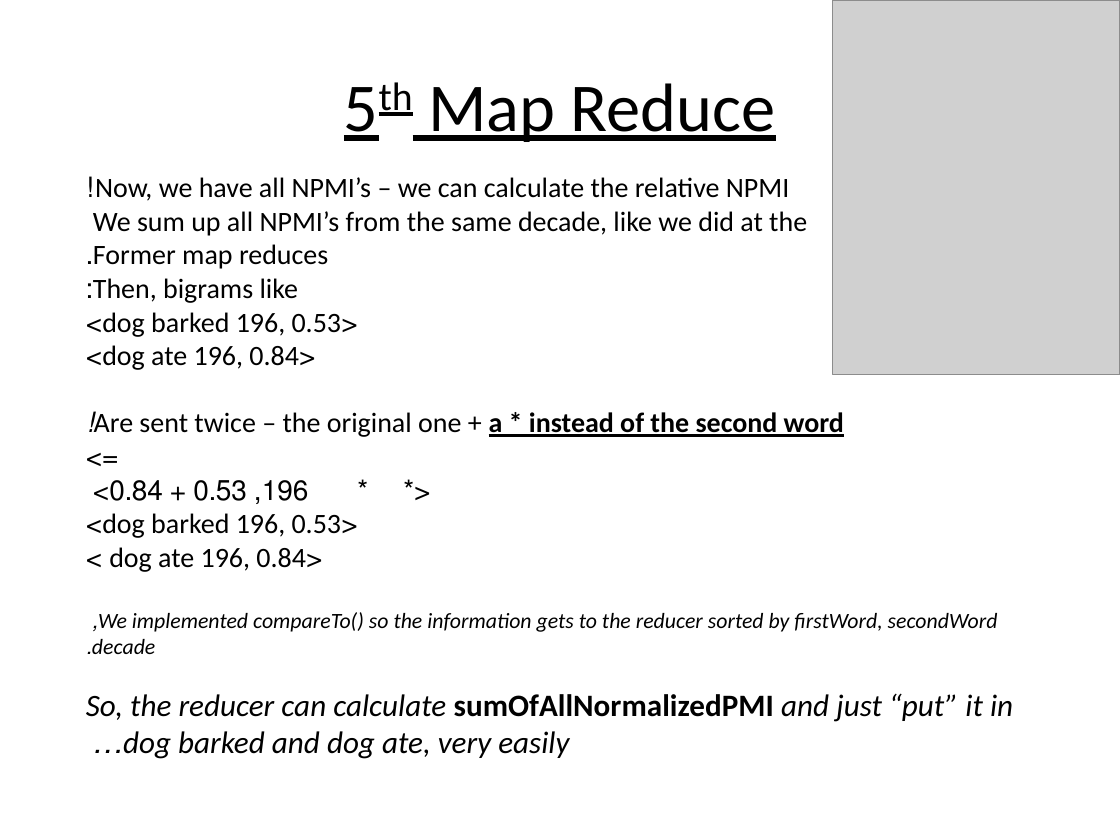
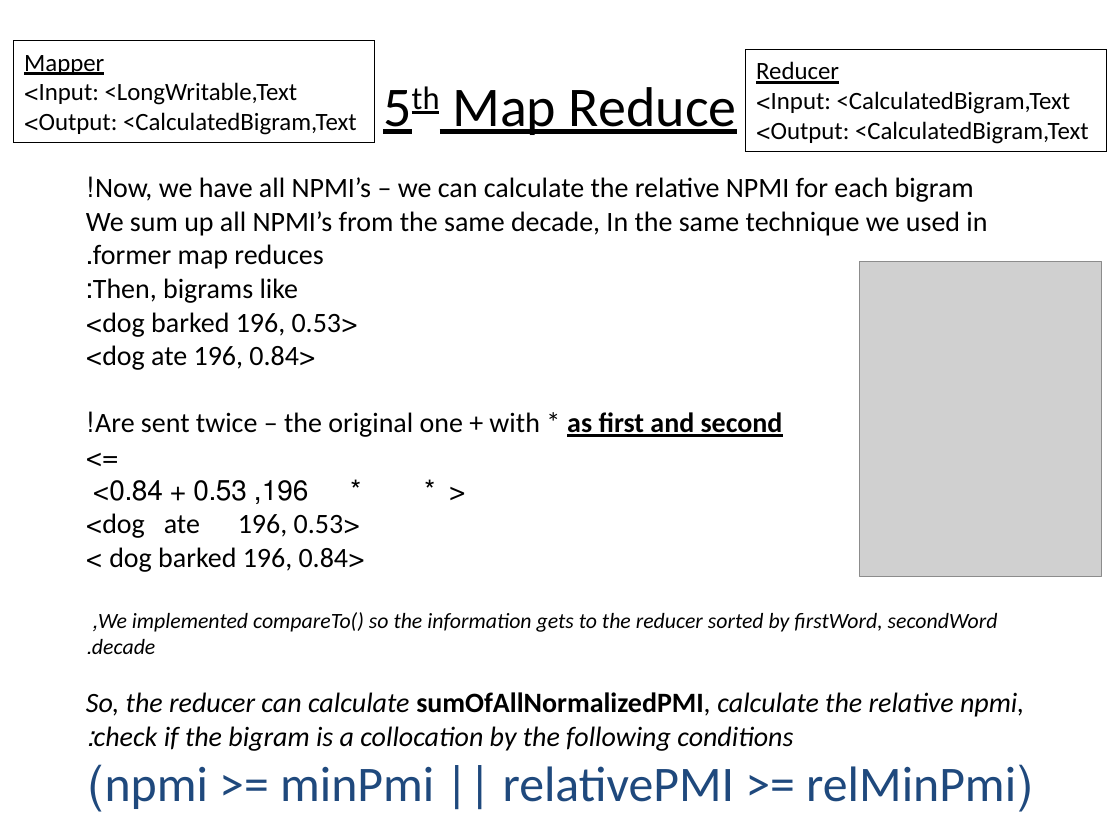
Before and after one commit to yitzhtal/collocation-extraction-using-amazon-elastic-map-reduce, a slide deck: slide 8 of Collocation-Extraction-Using-Amazon-Elastic-Map-Reduce.pptx. Drawn at 1120x840 pixels with LibreOffice and Linux fonts; fonts in the diff are those of the drawing; grey boxes stand for pictures. Boxes give left, top, right and bottom in pixels: in the first picture for what was removed or moved away, otherwise in the second. Text is boxed around its words. In the diff, an @@ line names an element or a change of style, - is before the commit and + after.

Commit message:
updated ppt

```diff
--- a/Collocation-Extraction-Using-Amazon-Elastic-Map-Reduce.pptx
+++ b/Collocation-Extraction-Using-Amazon-Elastic-Map-Reduce.pptx
@@ rectangle added at (x1=13, y1=40, x2=375, y2=142), outline #000000 0 pt, 16 pt, text #000000 @@
+Mapper
+Input: <LongWritable,Text>
+Output: <CalculatedBigram,Text>
@@ title "5th Map Reduce" at (x1=452, y1=87, x2=736, y2=135): size 44 to 36 pt @@
@@ rectangle added at (x1=745, y1=49, x2=1107, y2=151), outline #000000 0.75 pt, 16 pt, text #000000 @@
+Reducer
+Input: <CalculatedBigram,Text>
+Output: <CalculatedBigram,Text>
@@ text at (x1=86, y1=177, x2=987, y2=269): text changed @@
-Now, we have all NPMI’s – we can calculate the relative NPMI!
-We sum up all NPMI’s from the same decade, like we did at the
-Former map reduces.
+Now, we have all NPMI’s – we can calculate the relative NPMI for each bigram!
+We sum up all NPMI’s from the same decade, In the same technique we used in
+former map reduces.
@@ picture resized from (x1=833, y1=0, x2=1120, y2=374) to (x1=860, y1=261, x2=1102, y2=576) @@
@@ text at (x1=95, y1=412, x2=783, y2=437): text changed @@
-Are sent twice – the original one + a * instead of the second word!
+Are sent twice – the original one + with * as first and second!
@@ text at (x1=102, y1=480, x2=349, y2=572): text changed @@
-<* * 196, 0.53 + 0.84>
-<dog barked 196, 0.53>
-<dog ate 196, 0.84 >
+< * * 196, 0.53 + 0.84>
+<dog ate 196, 0.53>
+<dog barked 196, 0.84 >
@@ text at (x1=86, y1=692, x2=1024, y2=809): text changed; size 20 to 18 pt @@
-So, the reducer can calculate sumOfAllNormalizedPMI and just “put” it in dog barked and dog ate, very easily…
+So, the reducer can calculate sumOfAllNormalizedPMI, calculate the relative npmi, check if the bigram is a collocation by the following conditions:
+(npmi >= minPmi || relativePMI >= relMinPmi)
```
Also in this commit, not shown: 8 other slides changed.
